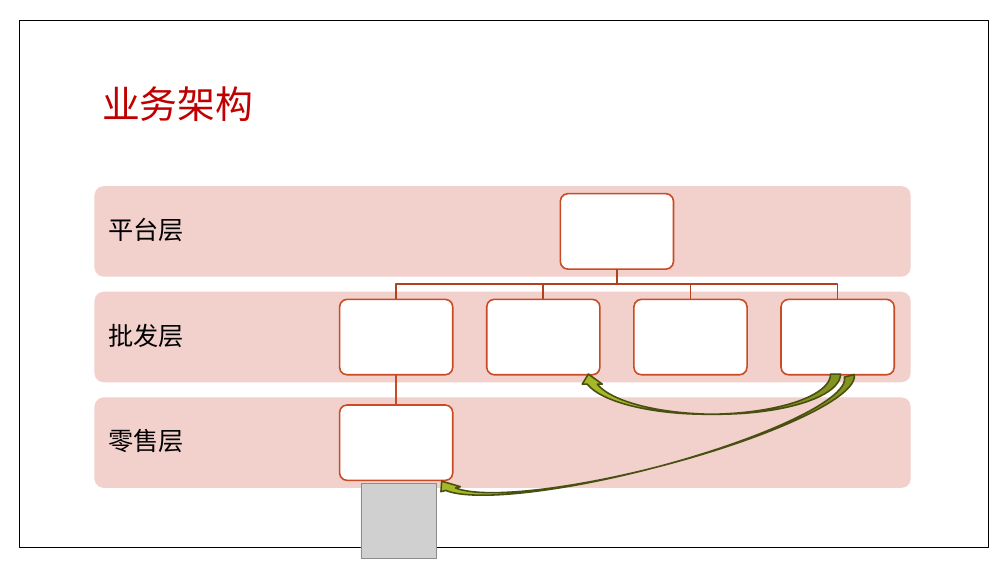
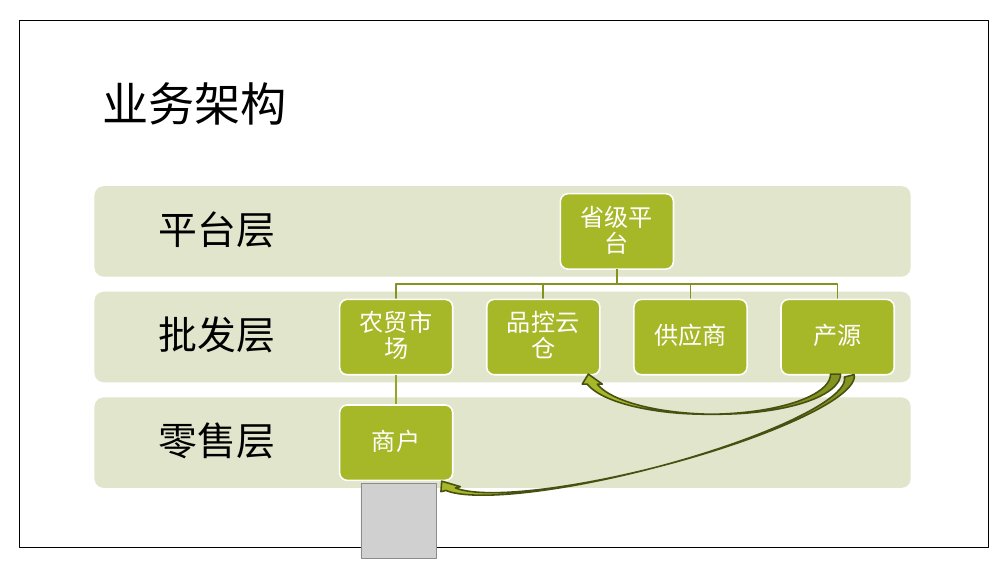
Before and after one commit to jzgi/chainsmart, a slide deck: slide 2 of Docs/品链供销.pptx. Drawn at 1008x567 pixels with LibreOffice and Linux fonts; fonts in the diff are those of the drawing; grey boxes stand for pictures. Boxes give left, top, right and bottom in pixels: in the first picture for what was removed or moved away, otherwise in the second. Text is boxed around its words. In the diff, an @@ line names an element or a change of style, - is before the commit and + after.

```diff
--- a/Docs/品链供销.pptx
+++ b/Docs/品链供销.pptx
@@ title "业务架构" at [102, 82, 287, 125]: size 36 to 44 pt, font Noto Sans CJK SC to Calibri, text colour #C00000 to #000000 @@
@@ size 24 to 37 pt, font Noto Sans CJK SC to Calibri; alignment left to centre; more space between paragraphs in 3 elements at [159, 422, 275, 459], [159, 316, 275, 352], [159, 211, 275, 247] @@
@@ fill #F3D1CD to #E1E6CD in 3 elements at [95, 398, 911, 488], [95, 292, 911, 383], [95, 186, 911, 277] @@
@@ outline #B3421F 1.5 pt to #85931F 1.5 pt in 4 elements at [396, 269, 617, 299], [544, 269, 617, 299], [617, 269, 690, 299], [617, 269, 838, 299] @@
@@ fill #FFFFFF to #A6B727; outline #CA4B23 1.5 pt to #FFFFFF 1.5 pt in 6 elements at [560, 194, 674, 269], [340, 299, 453, 375], [340, 405, 453, 481], [487, 299, 600, 375], [634, 299, 747, 375], [781, 299, 895, 375] @@
@@ group added at [360, 205, 861, 452]: 6 texts @@
+省级平台
+农贸市场
+商户
+品控云仓
+供应商
+产源
@@ freeform shape at [392, 375, 400, 405]: outline #CA4B23 1.5 pt to #97A623 1.5 pt @@
```
Also in this commit, not shown: 1 other slide changed, 1 slide added, 1 slide removed, 25 other files.
